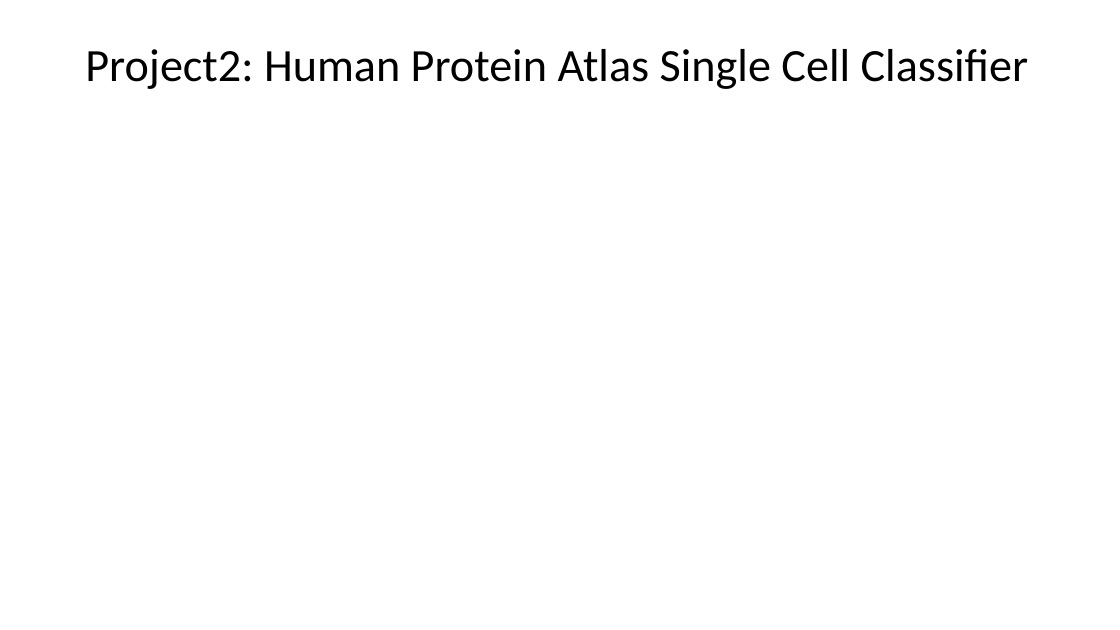
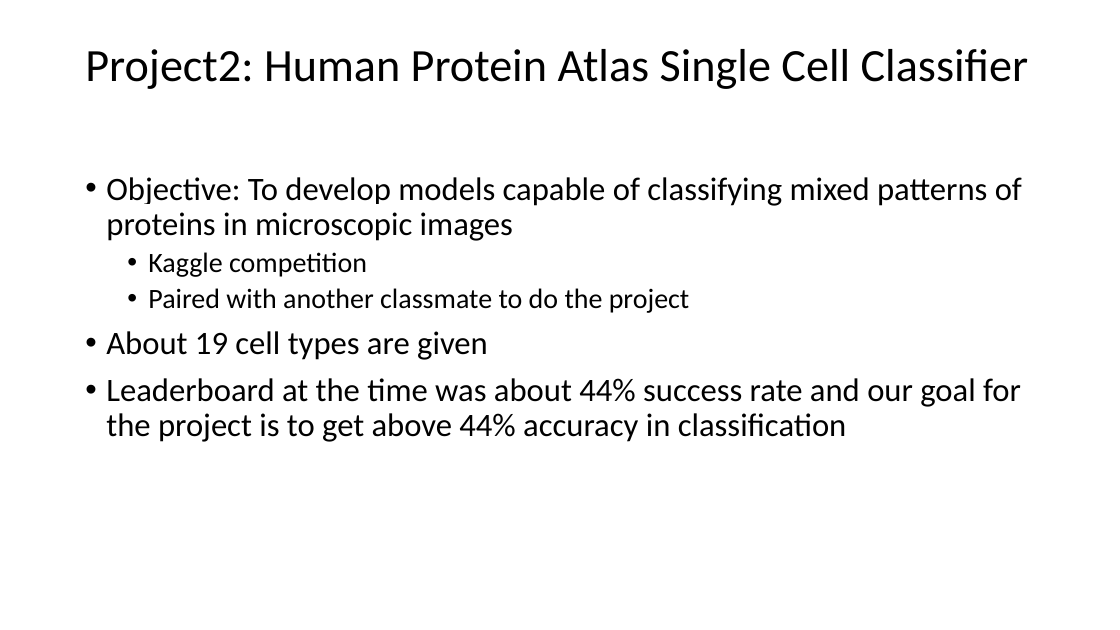
Before and after one commit to srihari-busam/MS-ADS-Portfolio, a slide deck: slide 7 of MS ADS.pptx. Drawn at 1120x630 pixels with LibreOffice and Linux fonts; fonts in the diff are those of the drawing. Boxes give left, top, right and bottom in pixels: in the first picture for what was removed or moved away, otherwise in the second. Text is boxed around its words. In the diff, an @@ line names an element or a change of style, - is before the commit and + after.

Commit message:
added the deep learning project

```diff
--- a/MS ADS.pptx
+++ b/MS ADS.pptx
@@ text added at (106,177,1022,442), 28 pt, text #000000 @@
+• Objective: To develop models capable of classifying mixed patterns of proteins in microscopic images
+  • Kaggle competition
+  • Paired with another classmate to do the project
+• About 19 cell types are given
+• Leaderboard at the time was about 44% success rate and our goal for the project is to get above 44% accuracy in classification
```
Also in this commit, not shown: 5 slides added.
